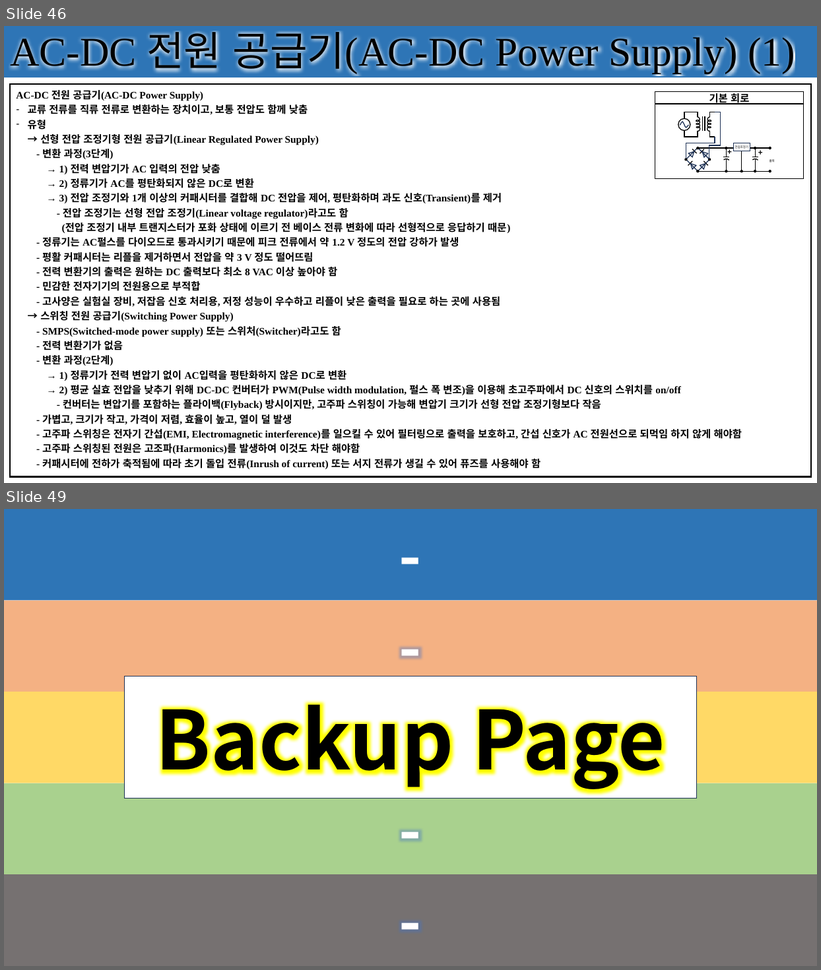
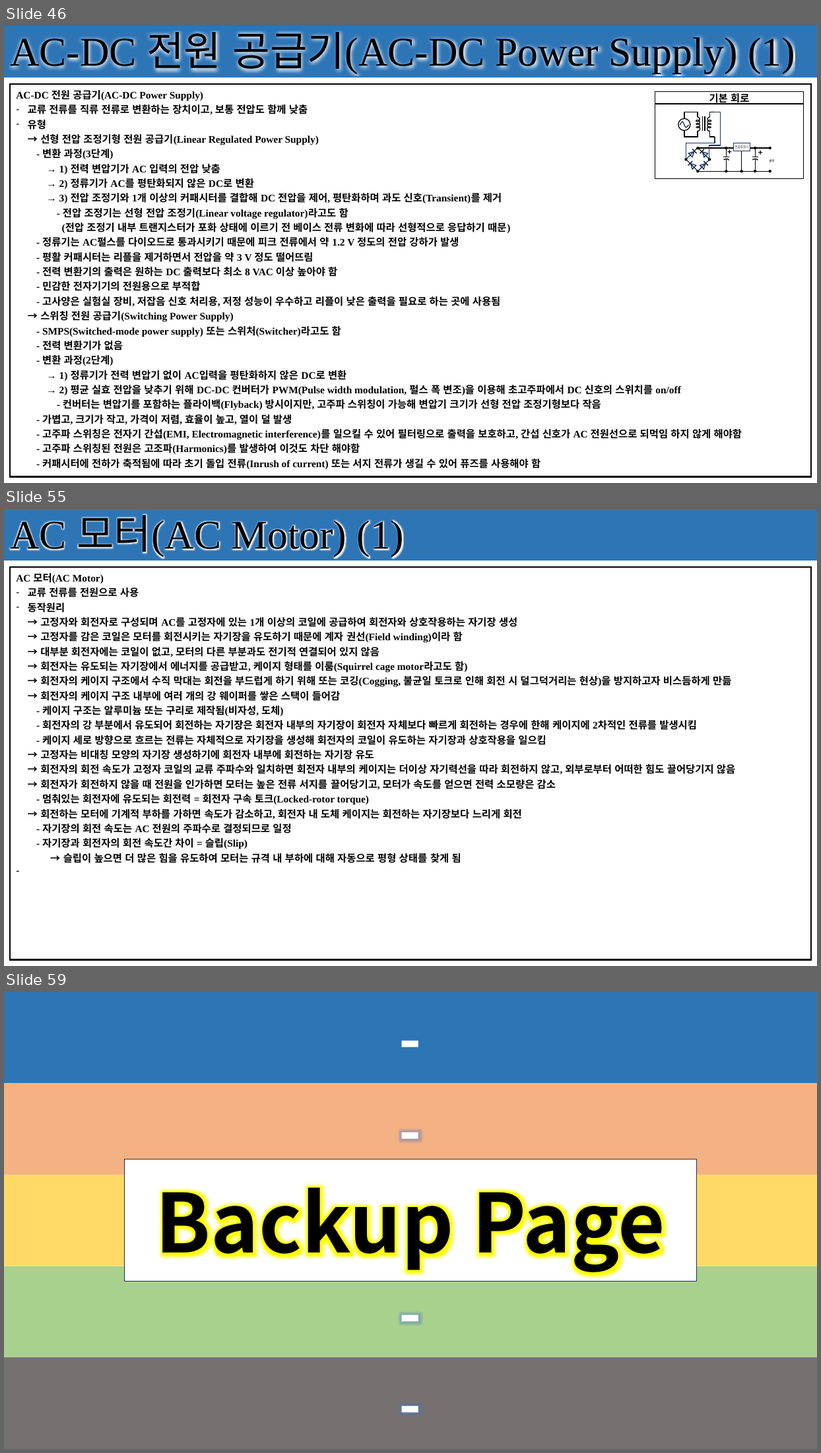
Before and after one commit to seonghokim/Study, a slide deck: Study Material/[KOR] Basic Electrical Circuit.pptx. Shown one above the other, each under a label of ours: slides 46 and 49 before the commit, slides 46, 55 and 59 after it; the slides between them are not shown. The pictures are 821x970 and 821x1453 pixels, drawn with LibreOffice and Linux fonts; fonts in the diff are those of the drawing. Boxes give left, top, right and bottom in pixels: in the first picture for what was removed or moved away, otherwise in the second. Text is boxed around its words. In the diff, an @@ line names an element or a change of style, - is before the commit and + after.

```diff
--- a/Study Material/[KOR] Basic Electrical Circuit.pptx
+++ b/Study Material/[KOR] Basic Electrical Circuit.pptx
@@ slide 55 added at (x1=4, y1=509, x2=817, y2=966), background #FFFFFF; not listed: 1 template element that a slide beside it also shows @@
@@ rectangle added at (x1=4, y1=509, x2=817, y2=561), fill #2E75B6, 48 pt, text #000000 @@
+AC 모터(AC Motor) (1)
@@ table added at (x1=10, y1=567, x2=812, y2=960), 1 rows, 1 columns @@
+AC 모터(AC Motor) / 교류 전류를 전원으로 사용 / 동작원리 / → 고정자와 회전자로 구성되며 AC를 고정자에 있는 1개 이상의 코일에 공급하여 회전자와 상호작용하는 자기장 생성 / → 고정자를 감은 코일은 모터를 회전시키는 자기장을 유도하기 때문에 계자 권선(Field winding)이라 함 / → 대부분 회전자에는 코일이 없고, 모터의 다른 부분과도 전기적 연결되어 있지 않음 / → 회전자는 유도되는 자기장에서 에너지를 공급받고, 케이지 형태를 이룸(Squirrel cage motor라고도 함) / → 회전자의 케이지 구조에서 수직 막대는 회전을 부드럽게 하기 위해 또는 코깅(Cogging, 불균일 토크로 인해 회전 시 덜그덕거리는 현상)을 방지하고자 비스듬하게 만듦 / → 회전자의 케이지 구조 내부에 여러 개의 강 웨이퍼를 쌓은 스택이 들어감 / - 케이지 구조는 알루미늄 또는 구리로 제작됨(비자성, 도체) / - 회전자의 강 부분에서 유도되어 회전하는 자기장은 회전자 내부의 자기장이 회전자 자체보다 빠르게 회전하는 경우에 한해 케이지에 2차적인 전류를 발생시킴 / - 케이지 세로 방향으로 흐르는 전류는 자체적으로 자기장을 생성해 회전자의 코일이 유도하는 자기장과 상호작용을 일으킴 / → 고정자는 비대칭 모양의 자기장 생성하기에 회전자 내부에 회전하는 자기장 유도 / → 회전자의 회전 속도가 고정자 코일의 교류 주파수와 일치하면 회전자 내부의 케이지는 더이상 자기력선을 따라 회전하지 않고, 외부로부터 어떠한 힘도 끌어당기지 않음 / → 회전자가 회전하지 않을 때 전원을 인가하면 모터는 높은 전류 서지를 끌어당기고, 모터가 속도를 얻으면 전력 소모량은 감소 / - 멈춰있는 회전자에 유도되는 회전력 = 회전자 구속 토크(Locked-rotor torque) / → 회전하는 모터에 기계적 부하를 가하면 속도가 감소하고, 회전자 내 도체 케이지는 회전하는 자기장보다 느리게 회전 / - 자기장의 회전 속도는 AC 전원의 주파수로 결정되므로 일정 / - 자기장과 회전자의 회전 속도간 차이 = 슬립(Slip) / → 슬립이 높으면 더 많은 힘을 유도하여 모터는 규격 내 부하에 대해 자동으로 평형 상태를 찾게 됨 / -
@@ what was slide 49 is now slide 59 @@
```
Also in this commit, not shown: 3 slides changed, 9 other slides added.
